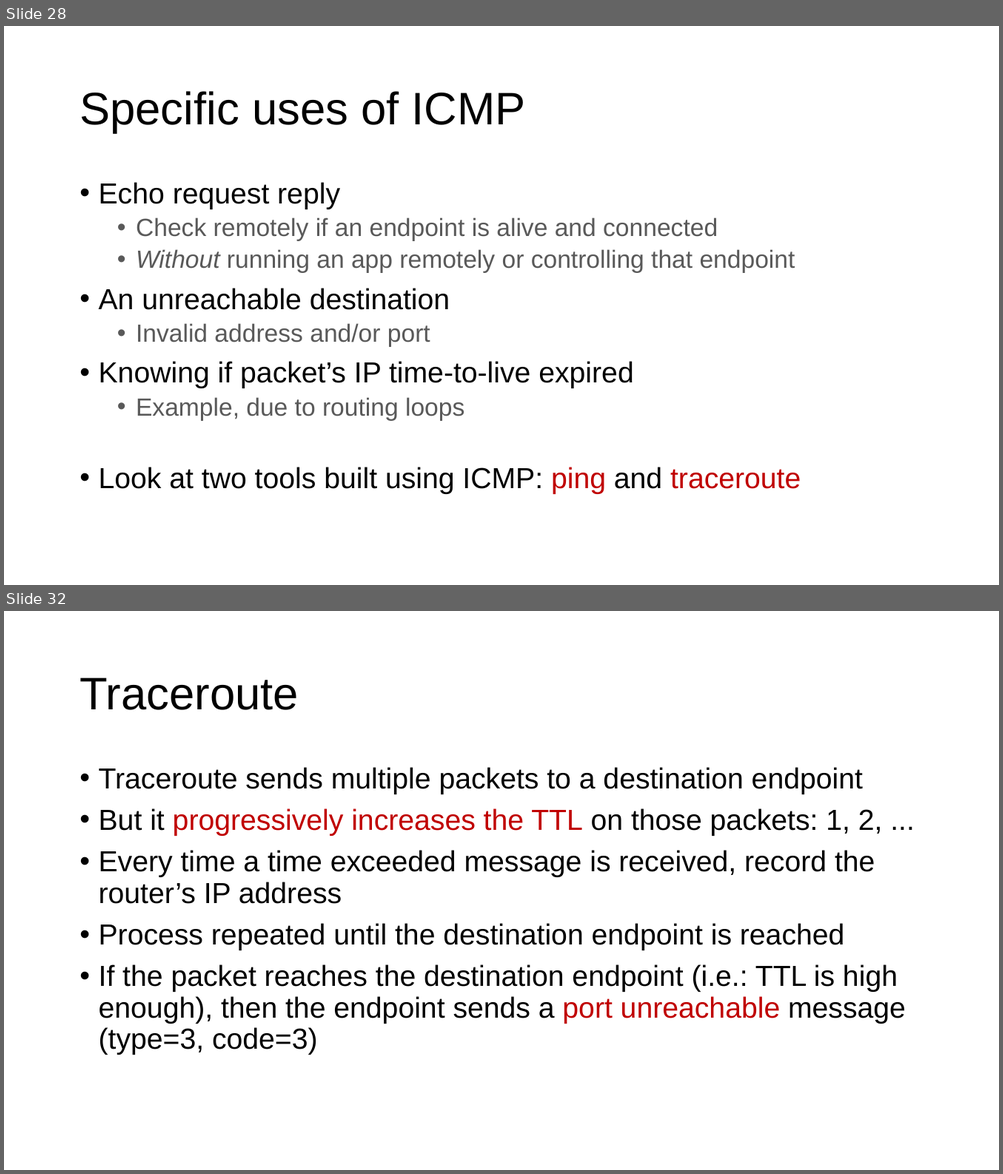
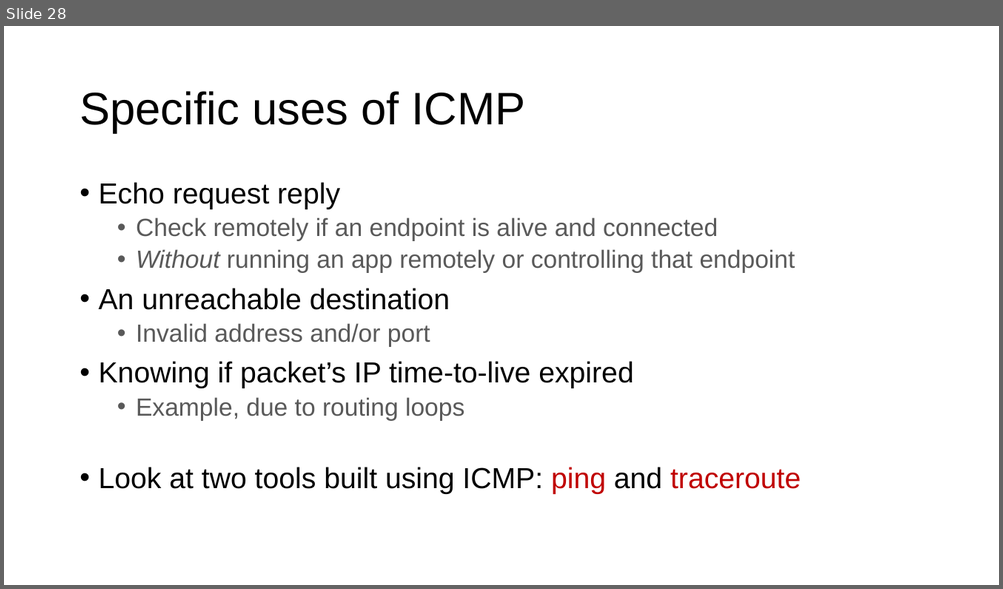
Before and after one commit to ngsrinivas/coursegen, a slide deck: ex/352-F24/staging/352-F24/lectures/22-net-routers-lpm-debugging.pptx. Shown one above the other, each under a label of ours: slides 28 and 32 before the commit, slide 28 after it; the slides between them are not shown. The pictures are 1003x1174 and 1003x589 pixels, drawn with LibreOffice and Linux fonts; fonts in the diff are those of the drawing. Boxes give left, top, right and bottom in pixels: in the first picture for what was removed or moved away, otherwise in the second. Text is boxed around its words. In the diff, an @@ line names an element or a change of style, - is before the commit and + after.

```diff
--- a/ex/352-F24/staging/352-F24/lectures/22-net-routers-lpm-debugging.pptx
+++ b/ex/352-F24/staging/352-F24/lectures/22-net-routers-lpm-debugging.pptx
@@ slide 32 removed at (4, 611, 999, 1170), background #FFFFFF @@
@@ title removed at (79, 678, 298, 710) @@
-Traceroute
@@ text removed at (99, 767, 905, 1055) @@
-• Traceroute sends multiple packets to a destination endpoint
-• But it progressively increases the TTL on those packets: 1, 2, ...
-• Every time a time exceeded message is received, record the router’s IP address
-• Process repeated until the destination endpoint is reached
-• If the packet reaches the destination endpoint (i.e.: TTL is high enough), then the endpoint sends a port unreachable message (type=3, code=3)
```
Also in this commit, not shown: 5 other slides removed, 6 other files.
